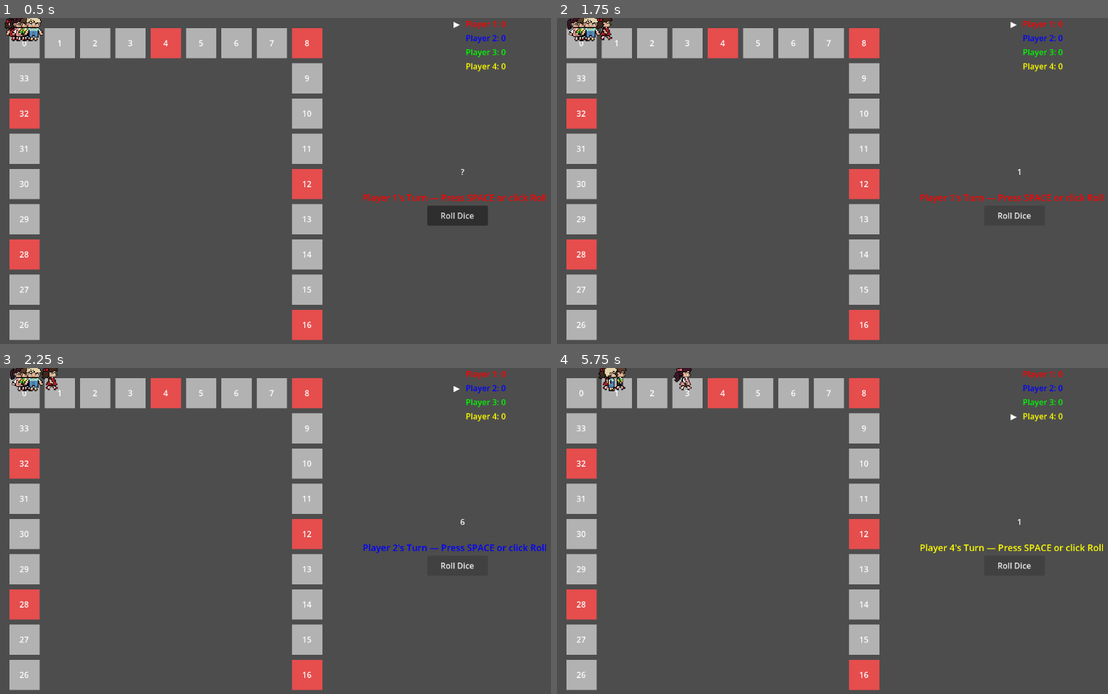
Above: before the commit, frames 1-4 (two rows, left to right).
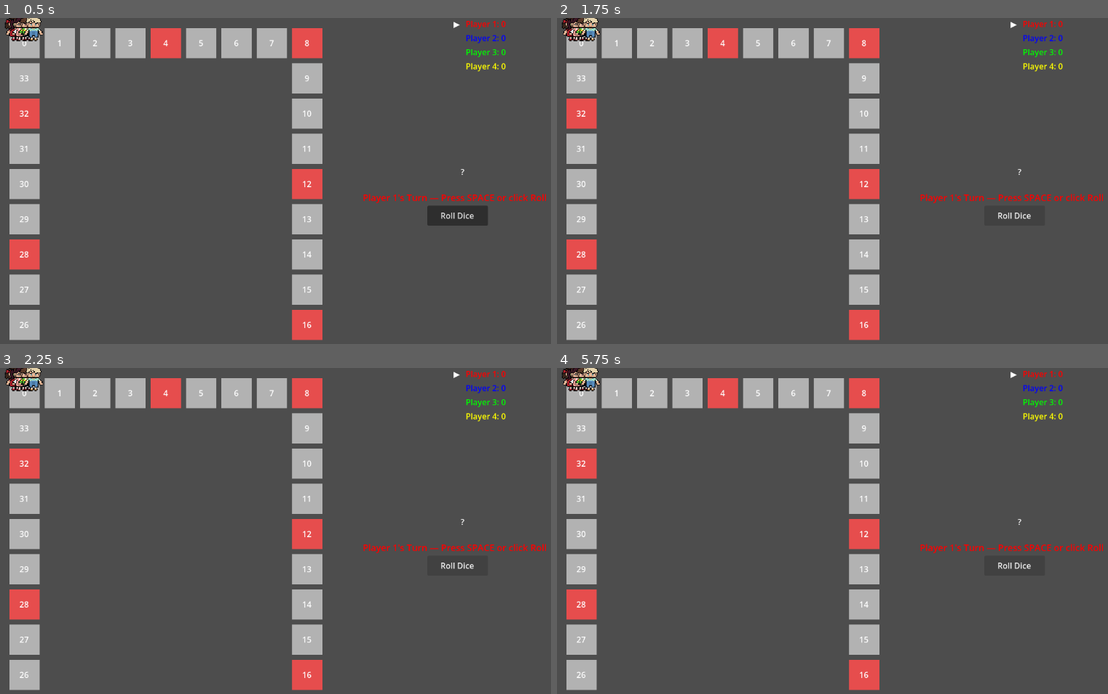
Above: after the commit, the same moments.

Repository: Zephyrdoestech/Pinoy-Party
Game: Godot game, scene res://scenes/Game.tscn
The game is run twice, just before and just after one commit, with the same random seed, the same clock (stepped at 60 frames per second) and the same inputs. This scene is started directly instead of the project's main scene.
Inputs:
- Up to frame 1 (0.5 s): no input
- Up to frame 2 (1.75 s): click "Roll Dice" at 0.5 s; tap Enter (ui_accept) at 1.25 s; hold D (move_right) from 1.28 s (still down); hold Enter (ui_accept) from 1.28 s (still down); tap 1 (p1_jump) at 1.52 s
- Up to frame 3 (2.25 s): release D (move_right) at 2.03 s; release Enter (ui_accept) at 2.03 s; hold S (move_down) from 2.03 s (still down); tap Space (dash) at 2.1 s
- Up to frame 4 (5.75 s): tap 1 (p1_jump) at 2.27, 3.77, 4.52, 5.27 s; tap Enter (ui_accept) at 2.3, 2.75, 3.6, 4.25, 4.55, 5.1 s; release S (move_down) at 2.78 s; hold D (move_right) 2.78-3.53 s; hold Enter (ui_accept) 2.78-3.53 s; hold W (move_up) 3.53-4.28 s; hold Space (dash) 4.28-5.03 s; hold A (move_left) from 4.28 s (still down)

Frame 1 is identical in both runs. In frame 2, 0.2% of the frame differs, in the area x 0-85%, y 0-49%; in frame 3, 0.6%; in frame 4, 1.2%, in the area x 0-100%, y 0-57%.

Commit message:
synced minigames, movement, and dice rolls

Diff:
--- a/pinoy-party/autoload/GameManager.gd
+++ b/pinoy-party/autoload/GameManager.gd
@@ -19,6 +19,12 @@
 ## Index of the player whose turn it currently is (0-based).
 var current_player_index := 0
 
+## How many real players are actually in this match. Defaults to
+## Constants.MAX_PLAYERS for the offline/local-only case, but is overwritten
+## by NetworkManager (via _sync_player_index_map) before Game.tscn loads
+## whenever a LAN match starts with fewer than the max players.
+var active_player_count: int = Constants.MAX_PLAYERS
+
 ## Player data array.  Each element is a Dictionary:
 ##   {
 ##     "name":       String,
@@ -39,7 +45,17 @@
 # ---------------------------------------------------------------------------
 
 func _ready() -> void:
-	for i in Constants.MAX_PLAYERS:
+	_setup_players()
+	EventBus.minigame_finished.connect(_on_minigame_finished)
+
+## Builds the players array from active_player_count. Called once at
+## autoload _ready() with the default count (4, for local/offline play),
+## and called again by NetworkManager once the real LAN player count is
+## known — _ready() runs before the lobby exists, so it can't know that
+## count up front.
+func _setup_players() -> void:
+	players.clear()
+	for i in active_player_count:
 		players.append({
 			"name":       "Player %d" % (i + 1),
 			"tile_index": 0,
@@ -47,13 +63,12 @@
 			"color":      [Color.RED, Color.BLUE, Color.GREEN, Color.YELLOW][i],
 			"state":      Enums.PlayerState.IDLE,
 		})
-	EventBus.minigame_finished.connect(_on_minigame_finished)
 
 func _on_minigame_finished(scores: Dictionary) -> void:
 	for idx in scores:
 		players[idx]["score"] += scores[idx]
 		print("[GameManager] Player %d earned %d point(s) from minigame." % [idx, scores[idx]])
-	current_player_index = (current_player_index + 1) % Constants.MAX_PLAYERS
+	current_player_index = (current_player_index + 1) % active_player_count
 # ---------------------------------------------------------------------------
 # Legacy API (kept for backward-compatibility – do not remove until Game.gd
 # no longer calls these directly).
@@ -82,7 +97,7 @@
 
 
 func _advance_turn() -> void:
-	current_player_index = (current_player_index + 1) % Constants.MAX_PLAYERS
+	current_player_index = (current_player_index + 1) % active_player_count
 	start_turn()
 
 
--- a/pinoy-party/autoload/NetworkManager.gd
+++ b/pinoy-party/autoload/NetworkManager.gd
@@ -154,12 +154,89 @@
 	if not is_host:
 		return
 	stop_discovery()
+	_build_player_index_map()
 	rpc("_on_game_start")
 
 @rpc("authority", "reliable", "call_local")
 func _on_game_start() -> void:
 	game_starting.emit()
 	get_tree().change_scene_to_file("res://scenes/Game.tscn")
+
+# --- Player index <-> peer id mapping ---
+# Built once on the host when the match starts, then broadcast to everyone.
+# Index order = ascending peer id, so it's deterministic without extra negotiation.
+var player_index_to_peer: Dictionary = {}  # int -> peer_id
+var peer_to_player_index: Dictionary = {}  # peer_id -> int
+
+func _build_player_index_map() -> void:
+	player_index_to_peer.clear()
+	peer_to_player_index.clear()
+	var sorted_peers := connected_players.keys()
+	sorted_peers.sort()
+	for i in sorted_peers.size():
+		player_index_to_peer[i] = sorted_peers[i]
+		peer_to_player_index[sorted_peers[i]] = i
+	rpc("_sync_player_index_map", player_index_to_peer, sorted_peers.size())
+
+@rpc("authority", "reliable", "call_local")
+func _sync_player_index_map(mapping: Dictionary, player_count: int) -> void:
+	player_index_to_peer = mapping
+	peer_to_player_index.clear()
+	for idx in mapping:
+		peer_to_player_index[mapping[idx]] = idx
+	GameManager.active_player_count = player_count
+	GameManager._setup_players()
+
+func get_my_player_index() -> int:
+	var my_peer := multiplayer.get_unique_id()
+	if peer_to_player_index.has(my_peer):
+		return peer_to_player_index[my_peer]
+	return -1
+
+# --- Dice roll sync ---
+# Any client can request a roll; only the host actually generates the result
+# and broadcasts it, so every peer sees the identical outcome.
+@rpc("any_peer", "reliable")
+func request_roll() -> void:
+	if not is_host:
+		return
+	var sender_id := multiplayer.get_remote_sender_id()
+	print("request_roll received, raw sender_id=", sender_id)
+	if sender_id == 0:
+		sender_id = multiplayer.get_unique_id()
+	_process_roll_request(sender_id)
+
+func _process_roll_request(sender_id: int) -> void:
+	var sender_player_idx: int = peer_to_player_index.get(sender_id, -1)
+	print("Resolved sender_id=", sender_id, " to player_idx=", sender_player_idx, " (current turn=", GameManager.current_player_index, ")")
+	if sender_player_idx != GameManager.current_player_index:
+		print("Rejected roll — not this peer's turn")
+		return
+	var result := randi_range(1, Constants.DICE_FACES)
+	print("Rolled: ", result, " — broadcasting to all peers")
+	rpc("_apply_roll_result", result)
+
+@rpc("authority", "reliable", "call_local")
+func _apply_roll_result(result: int) -> void:
+	print("_apply_roll_result received: ", result)
+	GameManager.on_dice_rolled(result)
+
+# --- Minigame launch sync ---
+# Only the host picks the random minigame ID (so all clients agree), then
+# broadcasts the choice. Every peer (including the host, via call_local)
+# loads the scene from this single shared call instead of each client
+# independently calling Utils.random_minigame()/SceneLoader.go_to_minigame().
+func start_minigame_synced(participating_players: Array[int]) -> void:
+	if not is_host:
+		return
+	var minigame_id: String = Utils.random_minigame()
+	rpc("_launch_minigame", minigame_id, participating_players)
+
+@rpc("authority", "reliable", "call_local")
+func _launch_minigame(minigame_id: String, participating_players: Array) -> void:
+	print("Launching synced minigame: ", minigame_id)
+	EventBus.minigame_started.emit(minigame_id)
+	SceneLoader.go_to_minigame(minigame_id, participating_players)
 
 func _generate_code() -> String:
 	const CHARS := "ABCDEFGHJKLMNPQRSTUVWXYZ"  # no I/O to avoid confusion
--- a/pinoy-party/scenes/Game.gd
+++ b/pinoy-party/scenes/Game.gd
@@ -30,7 +30,7 @@
 	# StateMachine auto-starts itself via call_deferred in its own _ready().
 
 func _spawn_tokens() -> void:
-	for i in Constants.MAX_PLAYERS:
+	for i in GameManager.active_player_count:
 		var token: Node2D = player_token_scene.instantiate()
 		add_child(token)
 
--- a/pinoy-party/scenes/board/dice.gd
+++ b/pinoy-party/scenes/board/dice.gd
@@ -4,6 +4,9 @@
 @onready var label: Label = $Label
 
 var is_rolling: bool = false
+
+func _ready() -> void:
+	EventBus.dice_rolled.connect(_on_dice_rolled)
 
 func _unhandled_input(event: InputEvent) -> void:
 	if event.is_action_pressed("ui_accept"):
@@ -12,13 +15,25 @@
 func roll() -> void:
 	if is_rolling:
 		return
+	if NetworkManager.get_my_player_index() != GameManager.current_player_index:
+		return  # not your turn
 	is_rolling = true
 
 	for i in Constants.DICE_ROLL_TICKS:
 		label.text = str(randi_range(1, Constants.DICE_FACES))
 		await get_tree().create_timer(0.05).timeout
 
-	var result: int = randi_range(1, Constants.DICE_FACES)
+	# Don't generate the result locally anymore — ask the host for the
+	# real roll so every peer ends up with the identical number.
+	# If we're the host, call directly — Godot blocks rpc_id(1) on yourself.
+	# If we're a client, send the request to the host (peer 1).
+	if NetworkManager.is_host:
+		NetworkManager._process_roll_request(multiplayer.get_unique_id())
+	else:
+		NetworkManager.request_roll.rpc_id(1)
+
+# Fires on every peer once the host has broadcast the real roll result
+# via EventBus.dice_rolled (emitted from GameManager.on_dice_rolled()).
+func _on_dice_rolled(_player_index: int, result: int) -> void:
 	label.text = str(result)
 	is_rolling = false
-	GameManager.on_dice_rolled(result)
--- a/pinoy-party/scripts/state_machine/states/State_EndTurn.gd
+++ b/pinoy-party/scripts/state_machine/states/State_EndTurn.gd
@@ -35,7 +35,7 @@
 		return
 
 	# 4. Advance the player index (wrap around with modulo).
-	gm.current_player_index = (player_idx + 1) % Constants.MAX_PLAYERS
+	gm.current_player_index = (player_idx + 1) % gm.active_player_count
 
 	print("[EndTurn] Next player: %d." % gm.current_player_index)
 
--- a/pinoy-party/scripts/state_machine/states/State_TileEvent.gd
+++ b/pinoy-party/scripts/state_machine/states/State_TileEvent.gd
@@ -44,14 +44,15 @@
 	# Nothing happens – go straight to EndTurn.
 	request_transition(&"State_EndTurn")
 func _handle_minigame() -> void:
-	var minigame_id: String = Utils.random_minigame()
-	print("[TileEvent] Triggering mini-game: %s" % minigame_id)
 	# All 4 players compete simultaneously (per design decision)
 	var all_players: Array[int] = []
 	for i in GameManager.players.size():
 		all_players.append(i)
-	EventBus.minigame_started.emit(minigame_id)
-	SceneLoader.go_to_minigame(minigame_id, all_players)
+	# Every client calls this, but only the host's instance actually picks
+	# the minigame ID and broadcasts it — see NetworkManager.start_minigame_synced().
+	# This replaces calling Utils.random_minigame() + SceneLoader.go_to_minigame()
+	# directly, which let each client pick a different minigame independently.
+	NetworkManager.start_minigame_synced(all_players)
 	# Deliberately NOT awaiting EventBus.minigame_finished here — this node
 	# is destroyed by the scene change above before the signal can fire.
 	# GameManager._on_minigame_finished() (autoload, survives the scene
Not shown, changed: DEVLOG.md
Not shown, changed: PinoyParty.pck
